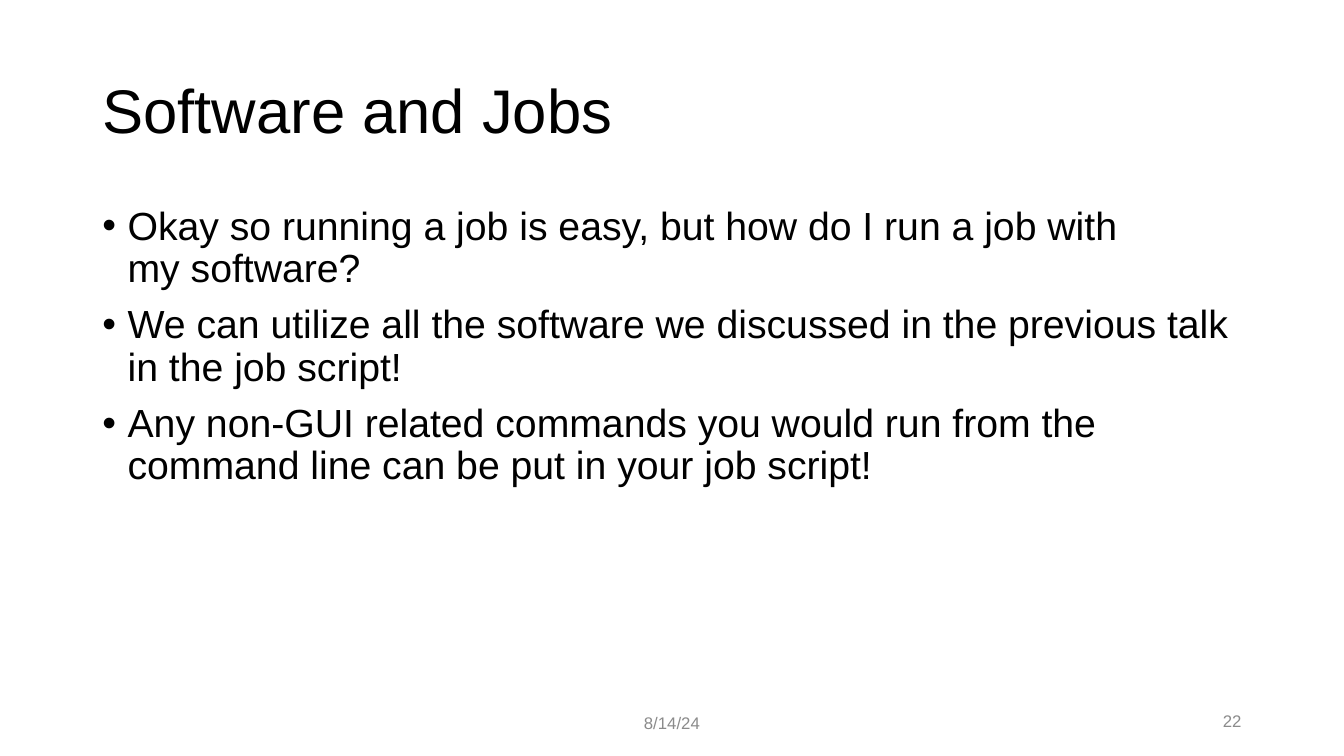
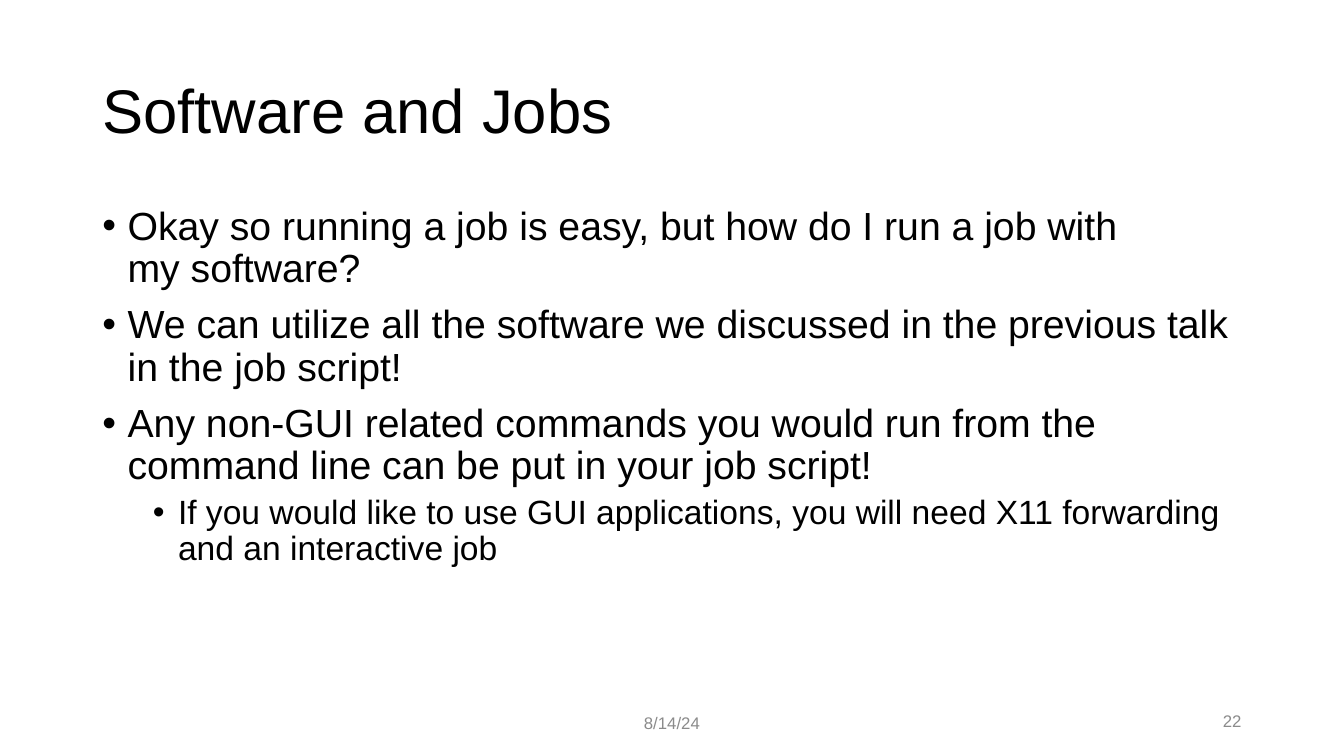
Before and after one commit to ResearchComputing/hpc_fundamentals_micro_credential, a slide deck: slide 22 of scheduling_jobs/scheduling_jobs.pptx. Drawn at 1344x756 pixels with LibreOffice and Linux fonts; fonts in the diff are those of the drawing; background and template pictures are left out. Boxes give left, top, right and bottom in pixels: in the first picture for what was removed or moved away, otherwise in the second. Text is boxed around its words. In the diff, an @@ line names an element or a change of style, - is before the commit and + after.

```diff
--- a/scheduling_jobs/scheduling_jobs.pptx
+++ b/scheduling_jobs/scheduling_jobs.pptx
@@ text at (x1=178, y1=499, x2=1219, y2=567): paragraph added @@
+  • If you would like to use GUI applications, you will need X11 forwarding and an interactive job
```
Also in this commit, not shown: 5 other slides changed, 1 other file.
